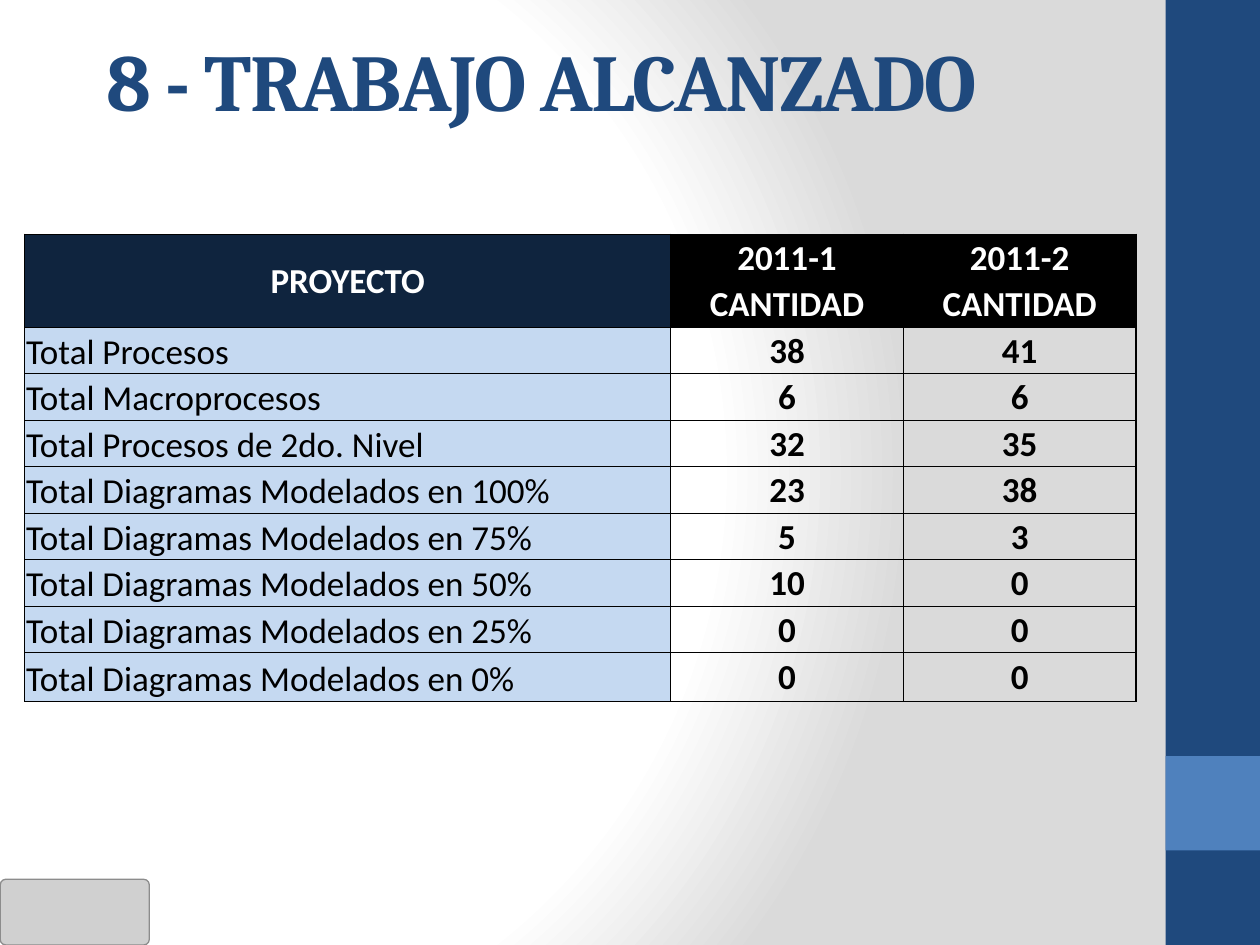
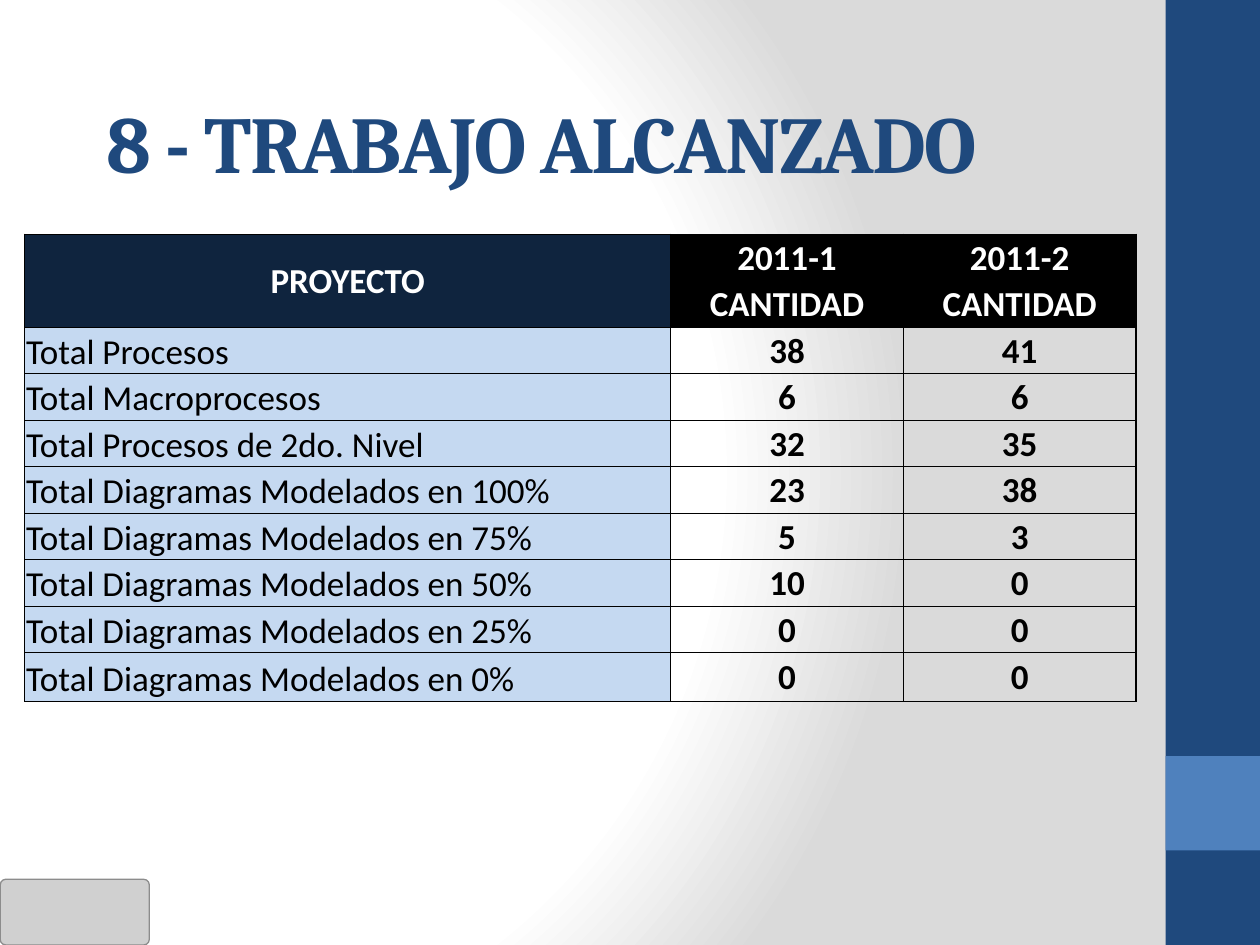
Before and after one commit to cms/proyecto-fya, a slide deck: slide 11 of Presentación Sem 7 - 2011.2/ANOCFAP-[Presentación Final v3.0].pptx. Drawn at 1260x945 pixels with LibreOffice and Linux fonts; fonts in the diff are those of the drawing; grey boxes stand for pictures. Boxes give left, top, right and bottom in pixels: in the first picture for what was removed or moved away, otherwise in the second. Text is boxed around its words. In the diff, an @@ line names an element or a change of style, - is before the commit and + after.

```diff
--- a/Presentación Sem 7 - 2011.2/ANOCFAP-[Presentación Final v3.0].pptx
+++ b/Presentación Sem 7 - 2011.2/ANOCFAP-[Presentación Final v3.0].pptx
@@ text "8 - TRABAJO ALCANZADO": place and size @@
-text "8 - TRABAJO ALCANZADO" at (107, 56, 976, 129)
+text "8 - TRABAJO ALCANZADO" at (107, 118, 976, 191)
```
Also in this commit, not shown: 2 other slides changed.
